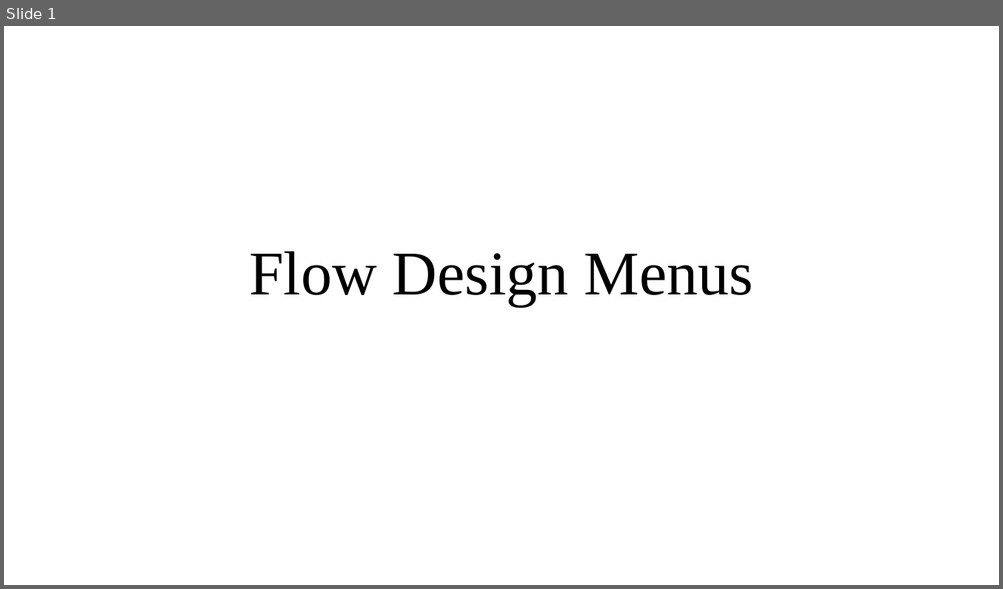
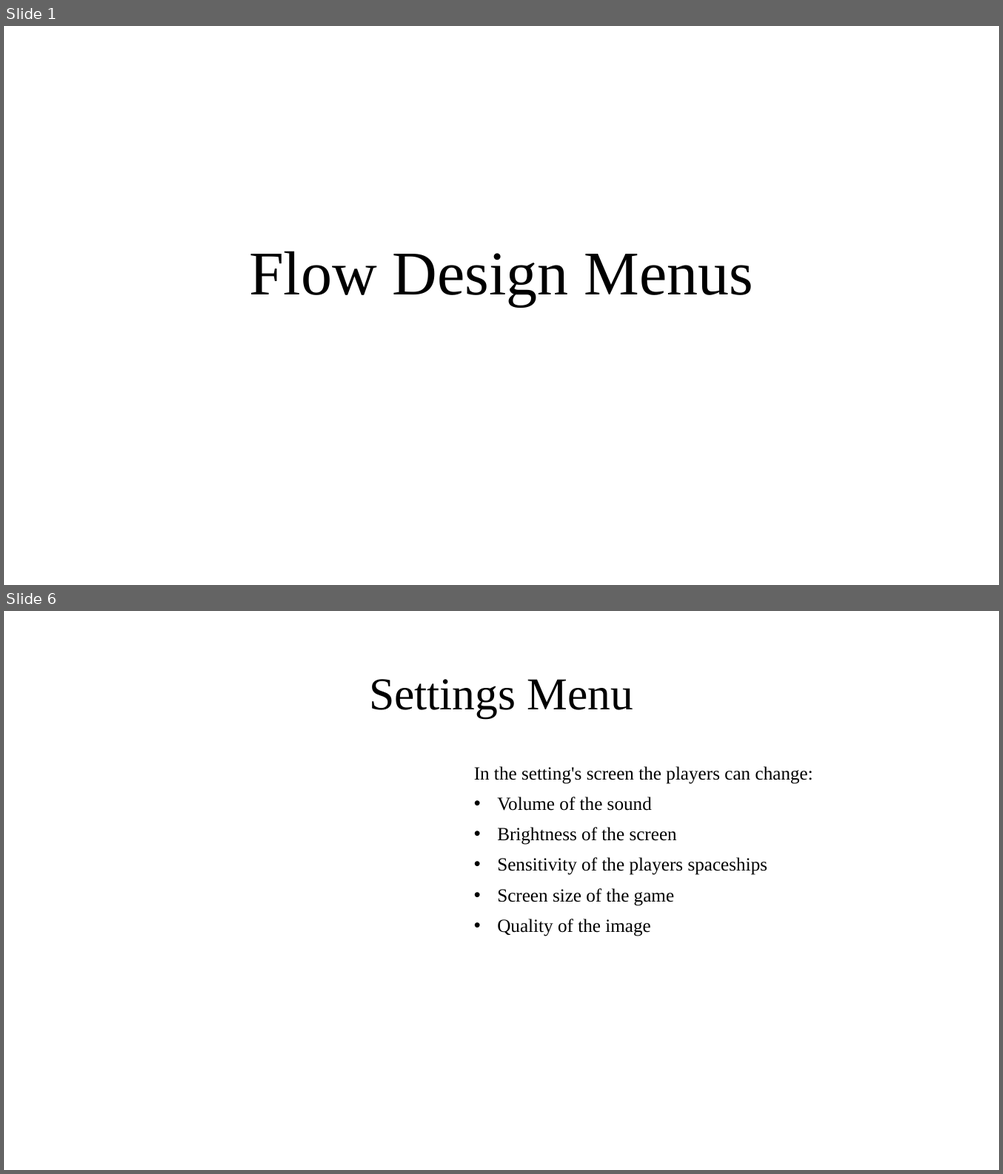
Before and after one commit to UoSGamesGroups/second-semester-s2-level-4-5-group-7, a slide deck: Flow Design Menus.pptx. Shown one above the other, each under a label of ours: slide 1 before the commit, slides 1 and 6 after it; the slides between them are not shown. The pictures are 1003x589 and 1003x1174 pixels, drawn with LibreOffice and Linux fonts; fonts in the diff are those of the drawing. Boxes give left, top, right and bottom in pixels: in the first picture for what was removed or moved away, otherwise in the second. Text is boxed around its words. In the diff, an @@ line names an element or a change of style, - is before the commit and + after.

Commit message:
completed flow design menu

```diff
--- a/Flow Design Menus.pptx
+++ b/Flow Design Menus.pptx
@@ slide 6 added at bbox=[4, 611, 999, 1170], background #FFFFFF @@
@@ title added at bbox=[369, 679, 634, 718], 44 pt, text #000000 @@
+Settings Menu
@@ text added at bbox=[474, 766, 813, 937], 18 pt, text #000000 @@
+In the setting's screen the players can change:
+• Volume of the sound
+• Brightness of the screen
+• Sensitivity of the players spaceships
+• Screen size of the game
+• Quality of the image
```
Also in this commit, not shown: 4 other slides added, 4 slides removed.
